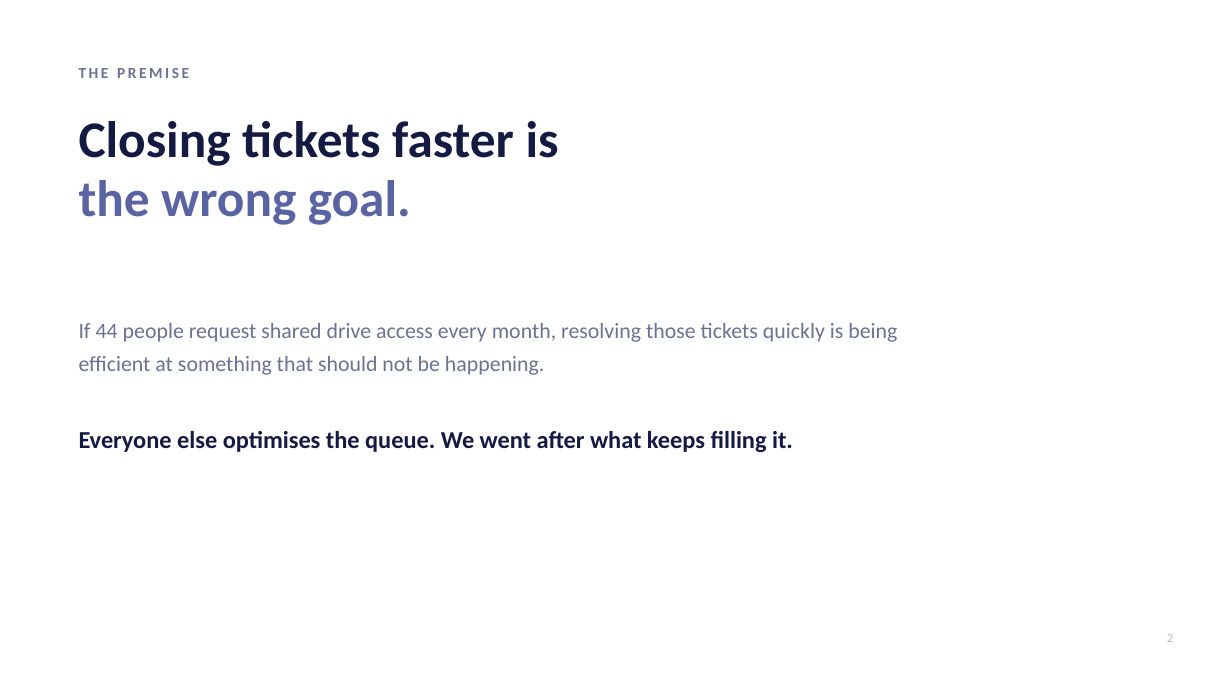
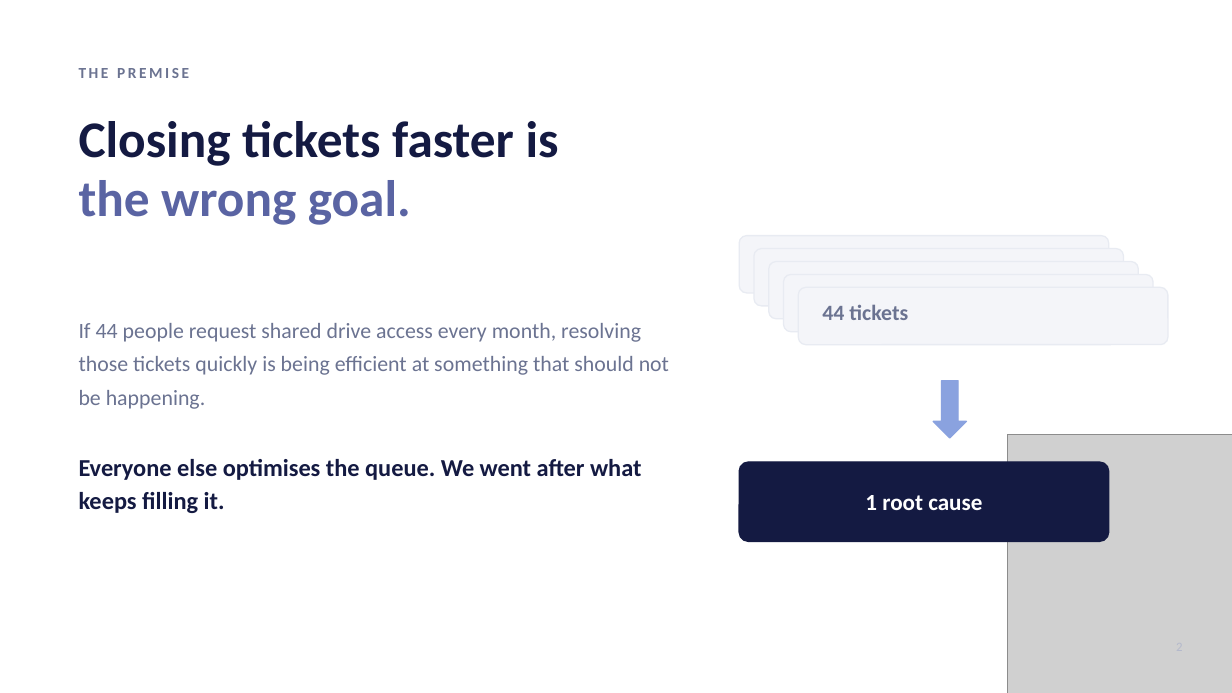
Before and after one commit to ZenBen5173/service-desk-command-center, a slide deck: slide 2 of docs/Service-Desk-Command-Center.pptx. Drawn at 1232x693 pixels with LibreOffice and Linux fonts; fonts in the diff are those of the drawing; grey boxes stand for pictures. Boxes give left, top, right and bottom in pixels: in the first picture for what was removed or moved away, otherwise in the second. Text is boxed around its words. In the diff, an @@ line names an element or a change of style, - is before the commit and + after.

```diff
--- a/docs/Service-Desk-Command-Center.pptx
+++ b/docs/Service-Desk-Command-Center.pptx
@@ rounded rectangle added at (739, 236, 1109, 293), fill #F4F5F9, outline #E8EBF2 1 pt @@
@@ rounded rectangle added at (754, 249, 1124, 306), fill #F4F5F9, outline #E8EBF2 1 pt @@
@@ rounded rectangle added at (769, 262, 1139, 319), fill #F4F5F9, outline #E8EBF2 1 pt @@
@@ rounded rectangle added at (784, 274, 1153, 332), fill #F4F5F9, outline #E8EBF2 1 pt @@
@@ rounded rectangle added at (799, 287, 1168, 345), fill #F4F5F9, outline #E8EBF2 1 pt @@
@@ text "If 44 people request shared ..." rewrapped from (79, 323, 897, 375) to (79, 323, 669, 405) @@
@@ text added at (822, 304, 908, 320), 17 pt, text #6B7391, bold @@
+44 tickets
@@ down arrow added at (933, 381, 967, 438), fill #8AA2DF, outline #8AA2DF 1 pt @@
@@ text "Everyone else optimises the queue. ..." rewrapped from (79, 431, 793, 452) to (79, 459, 641, 513) @@
@@ picture added at (1007, 434, 1232, 693) @@
@@ rounded rectangle added at (739, 462, 1109, 542), fill #141A42, outline #141A42 1 pt @@
@@ text added at (865, 495, 982, 510), 18 pt, text #FFFFFF, bold @@
+1 root cause
@@ text removed at (1167, 634, 1173, 642) @@
-2
```
Also in this commit, not shown: 9 other slides changed, 1 slide added, 1 slide removed, 1 other file.
